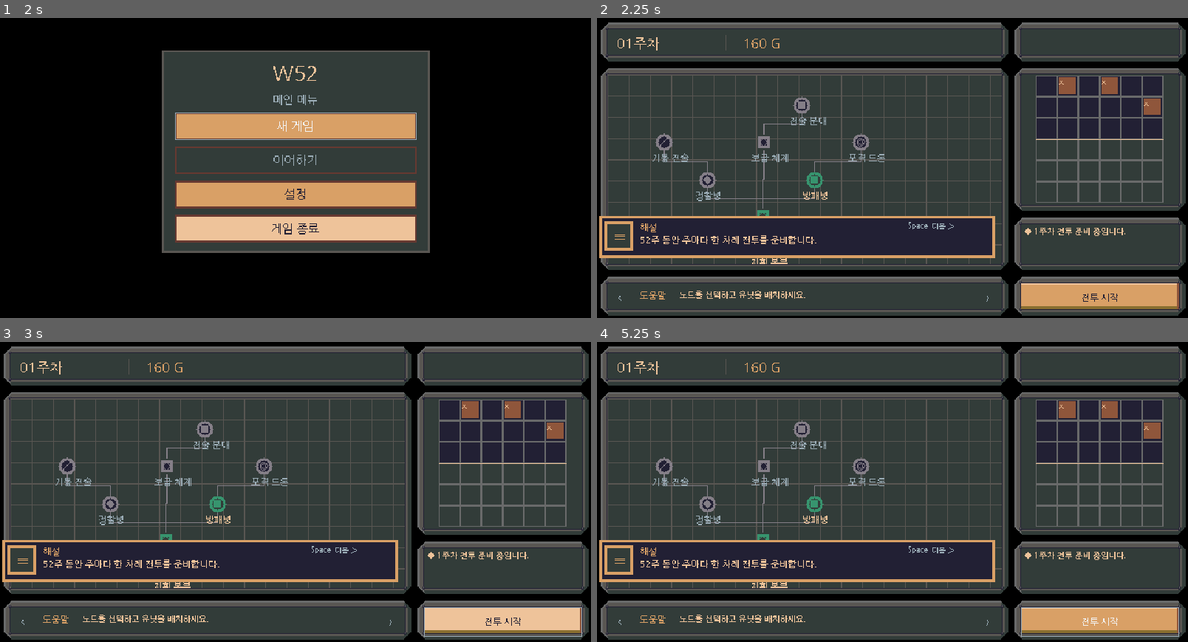
Above: before the commit, frames 1-4 (two rows, left to right).
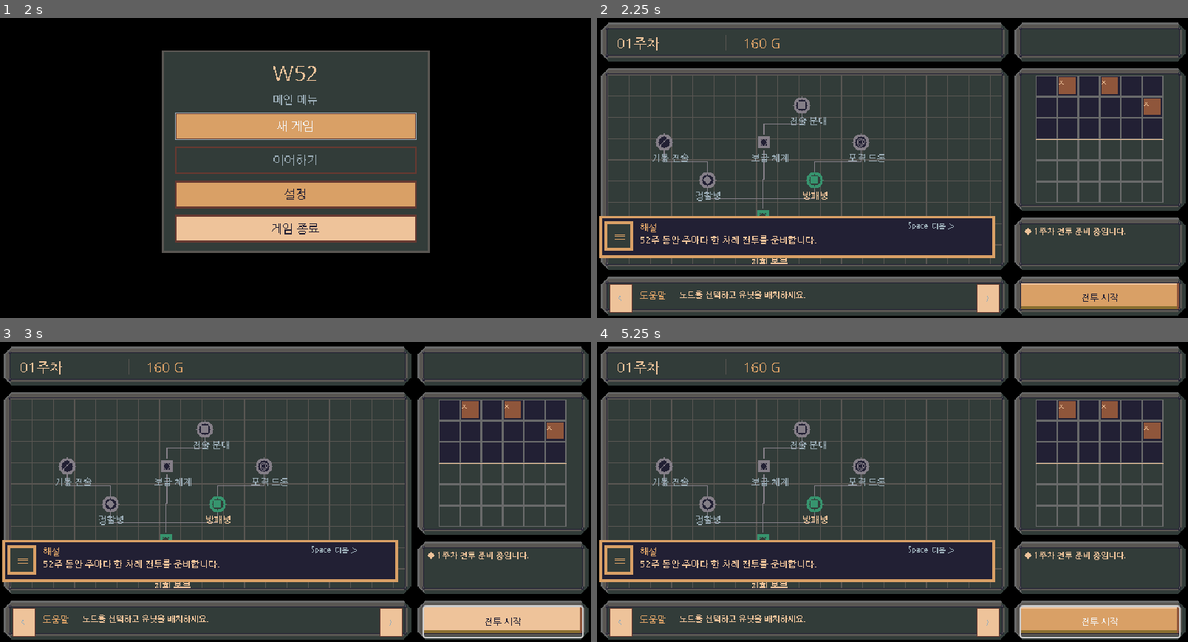
Above: after the commit, the same moments.

Repository: xcliming-svg/w52
Game: Godot game, scene res://main.tscn
Same seed, same stepped clock (60 frames per second), same inputs: the game is played once before the commit and once after it.
Inputs (mouse positions are in pixels of both pictures, inside the frame that each line leads up to):
- Up to frame 1 (2 s): tap Enter at 0.5 s; move the mouse to (425, 135) at 0.52 s; click (425, 135) at 0.67 s; tap Space at 0.77, 1.25 s; drag from (177, 168) to (265, 219) at 1.27 s
- Up to frame 2 (2.25 s): click "새 게임" at 2 s
- Up to frame 3 (3 s): click "전투 시작" at 2.75 s
- Up to frame 4 (5.25 s): click "전투 시작" at 3.5 s; click "전투 시작" at 4.25 s; tap Enter at 5 s; move the mouse to (892, 477) at 5.02 s; click (892, 477) at 5.17 s

Frame 1 is identical in both runs. In frame 2, 0.7% of the frame differs, in the area x 2-69%, y 88-99%; in frame 3, 1.3%, in the area x 2-99%, y 87-99%; in frame 4, 1.3%.

Commit message:
fix(ui): avoid menu typography minimum on narrow help and battle controls

Diff:
--- a/scripts/game.gd
+++ b/scripts/game.gd
@@ -135,12 +135,26 @@
     add_child(deploy_button)
 
     var help := UI.content_rect("L3")
-    prev_button = UI.make_button("〈", Vector2(25, 26))
-    next_button = UI.make_button("〉", Vector2(25, 26))
+    # Construct compact arrows directly: menu button's initial font minimum
+    # height is 31px and cannot fit the 28px content interior.
+    prev_button = Button.new()
+    next_button = Button.new()
+    prev_button.text = "〈"
+    next_button.text = "〉"
     for b in [prev_button, next_button]:
+        b.custom_minimum_size = Vector2(25, 26)
         b.add_theme_font_size_override("font_size", 8)
         for visual in ["normal", "hover", "pressed", "disabled"]:
-            b.add_theme_stylebox_override(visual, StyleBoxEmpty.new())
+            var style := UI._button_style(UI.PRIMARY if visual == "normal" else UI.PRIMARY_HOVER)
+            style.set_border_width_all(1)
+            style.content_margin_left = 0
+            style.content_margin_right = 0
+            style.content_margin_top = 0
+            style.content_margin_bottom = 0
+            b.add_theme_stylebox_override(visual, style)
+        b.add_theme_color_override("font_color", UI.GAME_BACKGROUND)
+        b.add_theme_color_override("font_hover_color", UI.GAME_BACKGROUND)
+        b.add_theme_color_override("font_disabled_color", UI.MUTED)
         b.size = Vector2(25, 26)
         add_child(b)
     prev_button.position = Vector2(help.position + Vector2i(2, 1))
@@ -149,7 +163,9 @@
     next_button.pressed.connect(func() -> void: _change_help(1))
 
     var action := UI.content_rect("R4")
-    battle_button = UI.make_button("전투 시작", Vector2(action.size))
+    battle_button = Button.new()
+    battle_button.text = "전투 시작"
+    battle_button.custom_minimum_size = Vector2(action.size)
     battle_button.position = Vector2(action.position)
     battle_button.add_theme_font_size_override("font_size", 10)
     battle_button.size = Vector2(action.size)
